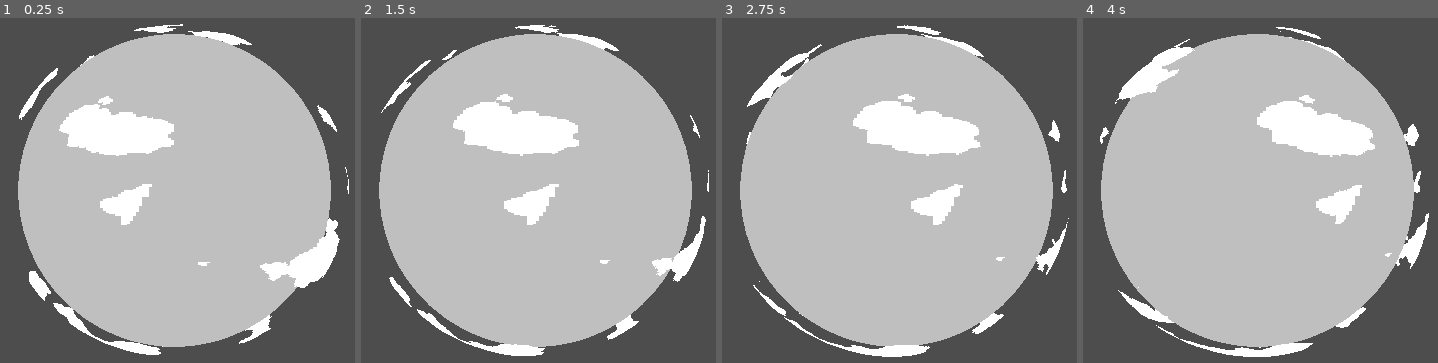
Above: before the commit, frames 1-4 (left to right).
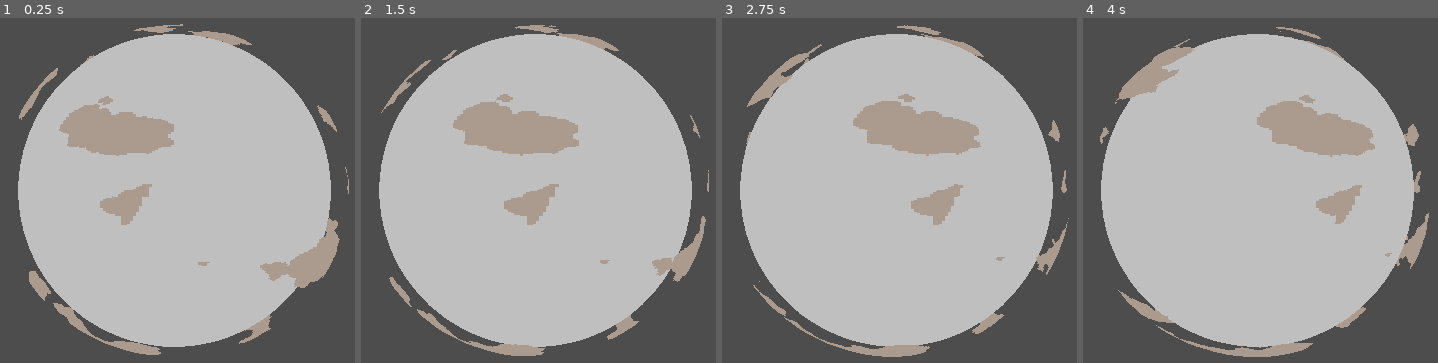
Above: after the commit, the same moments.

Repository: OccultParrot/pixel-planet
Game: Godot game, scene res://scenes/root.tscn
The game is run twice, just before and just after one commit, with the same random seed, the same clock (stepped at 60 frames per second) and the same inputs.
Inputs:
- Up to frame 1 (0.25 s): no input
- Up to frame 2 (1.5 s): no input
- Up to frame 3 (2.75 s): no input
- Up to frame 4 (4 s): no input

The runs differ from the first frame. In frame 1, 8.0% of the frame differs, in the area x 5-99%, y 1-98%; in frame 2, 7.3%; in frame 3, 7.3%; in frame 4, 7.6%.

Commit message:
Added an option to change cloud color

Diff:
--- a/shaders/clouds.gdshader
+++ b/shaders/clouds.gdshader
@@ -4,9 +4,10 @@
 uniform sampler2D noise;
 uniform int pixel_size = 600;
 uniform float cloud_threshold = 0.7;
+uniform vec3 cloud_color: source_color = vec3(1.0);
 
 void fragment() {
 	float sample = texture(noise, floor(UV * float(pixel_size)) / float(pixel_size)).r;
 	ALPHA = sample > cloud_threshold ? 1.0 : 0.0;
-	ALBEDO = vec3(1);
+	ALBEDO = cloud_color;
 }
